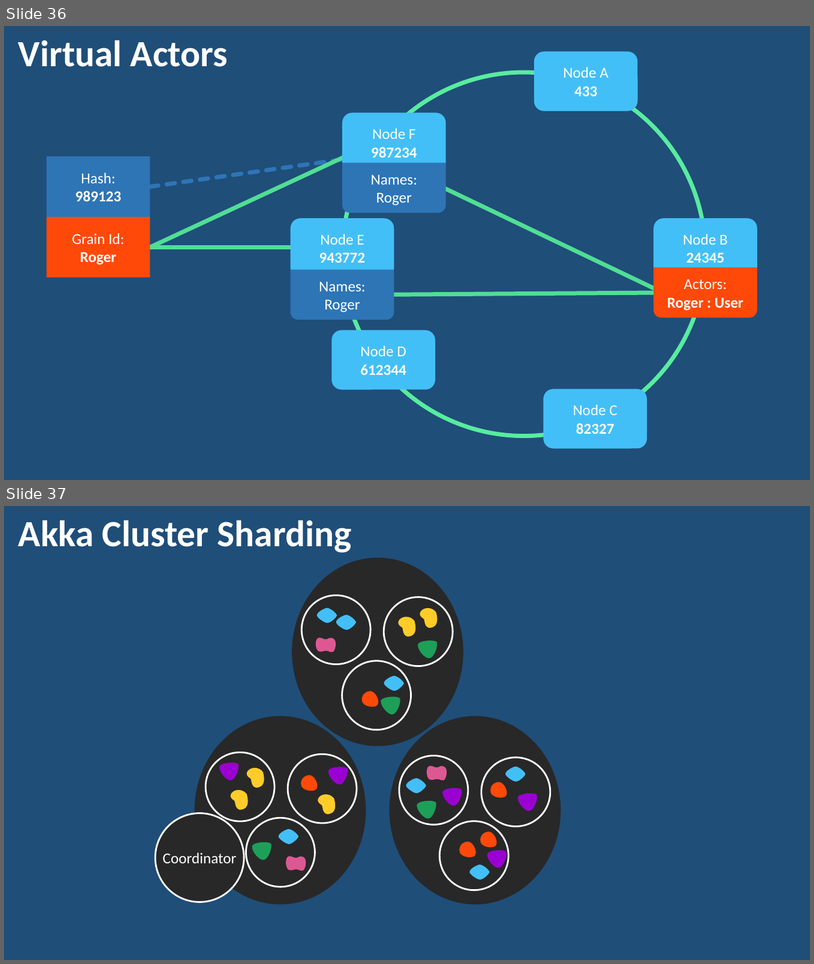
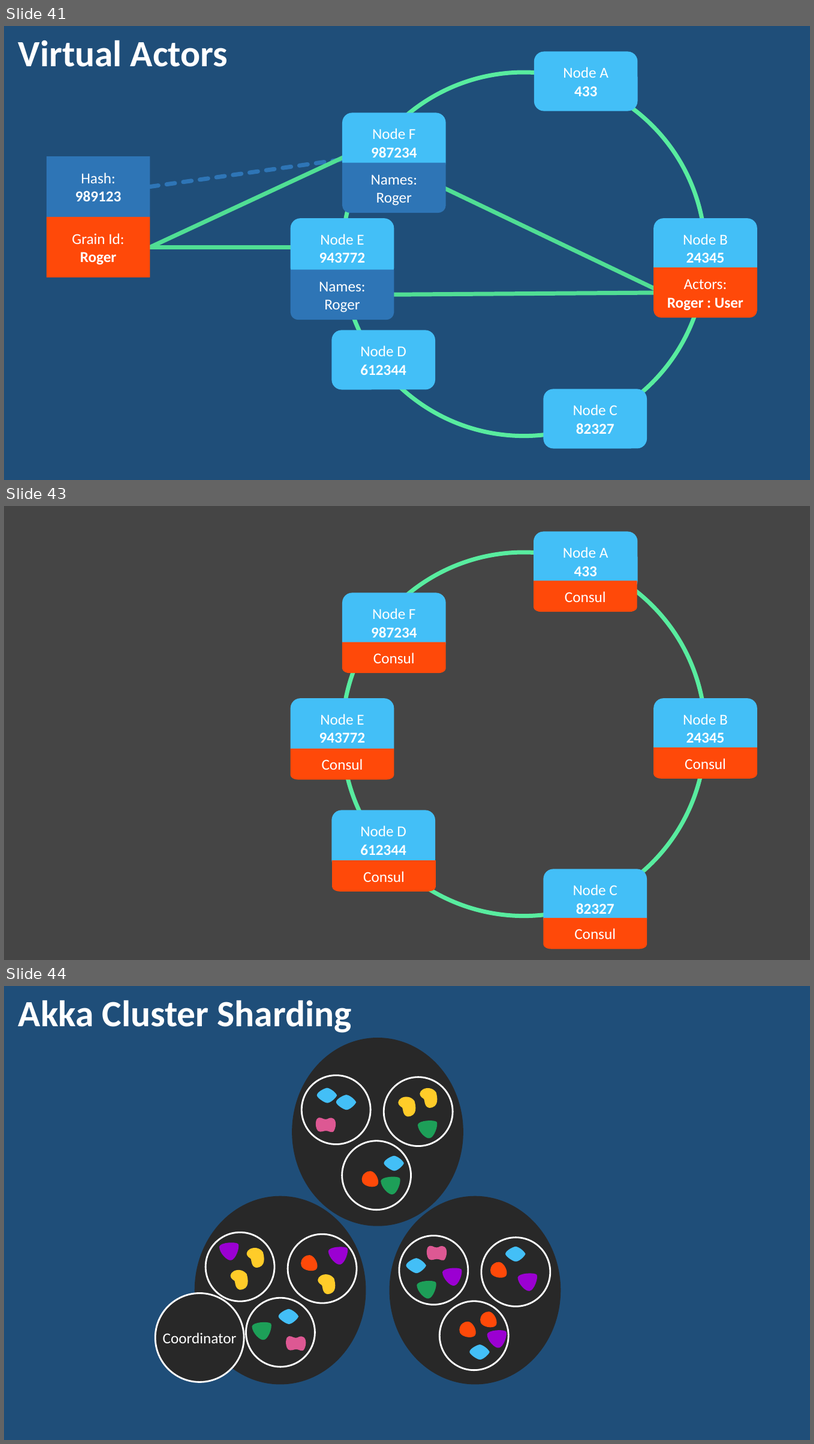
Before and after one commit to rogeralsing/Presentations, a slide deck: FailingGracefully/QConSP/failingactors.pptx. Shown one above the other, each under a label of ours: slides 36 and 37 before the commit, slides 41, 43 and 44 after it; the slides between them are not shown. The pictures are 814x964 and 814x1444 pixels, drawn with LibreOffice and Linux fonts; fonts in the diff are those of the drawing. Boxes give left, top, right and bottom in pixels: in the first picture for what was removed or moved away, otherwise in the second. Text is boxed around its words. In the diff, an @@ line names an element or a change of style, - is before the commit and + after.

```diff
--- a/FailingGracefully/QConSP/failingactors.pptx
+++ b/FailingGracefully/QConSP/failingactors.pptx
@@ slide 43 added at [4,506,810,960], background #454545 @@
@@ rounded rectangle added at [534,531,638,591], fill #43BFF7, 18 pt, text #FFFFFF @@
+Node A
+433
@@ ellipse added at [343,552,707,916], outline #58EC9F 5 pt @@
@@ rounded rectangle added at [343,592,446,652], fill #43BFF7, 18 pt, text #FFFFFF, bold @@
+Node F
+987234
@@ freeform shape added at [534,581,638,612], fill #FF4909, 18 pt, text #FFFFFF @@
+Consul
@@ freeform shape added at [343,642,446,673], fill #FF4909, 18 pt, text #FFFFFF @@
+Consul
@@ rounded rectangle added at [291,699,394,757], fill #43BFF7, 18 pt, text #FFFFFF, bold @@
+Node E
+943772
@@ rounded rectangle added at [654,699,758,757], fill #43BFF7, 18 pt, text #FFFFFF @@
+Node B
+24345
@@ freeform shape added at [291,748,394,780], fill #FF4909, 18 pt, text #FFFFFF @@
+Consul
@@ freeform shape added at [654,747,758,778], fill #FF4909, 18 pt, text #FFFFFF @@
+Consul
@@ rounded rectangle added at [332,810,435,869], fill #43BFF7, 18 pt, text #FFFFFF, bold @@
+Node D
+612344
@@ freeform shape added at [332,860,436,891], fill #FF4909, 18 pt, text #FFFFFF @@
+Consul
@@ rounded rectangle added at [543,869,647,928], fill #43BFF7, 18 pt, text #FFFFFF @@
+Node C
+82327
@@ freeform shape added at [543,918,647,948], fill #FF4909, 18 pt, text #FFFFFF @@
+Consul
@@ what was slide 36 is now slide 41 @@
@@ what was slide 37 is now slide 44 @@
```
Also in this commit, not shown: 6 other slides added, 7 other files.
